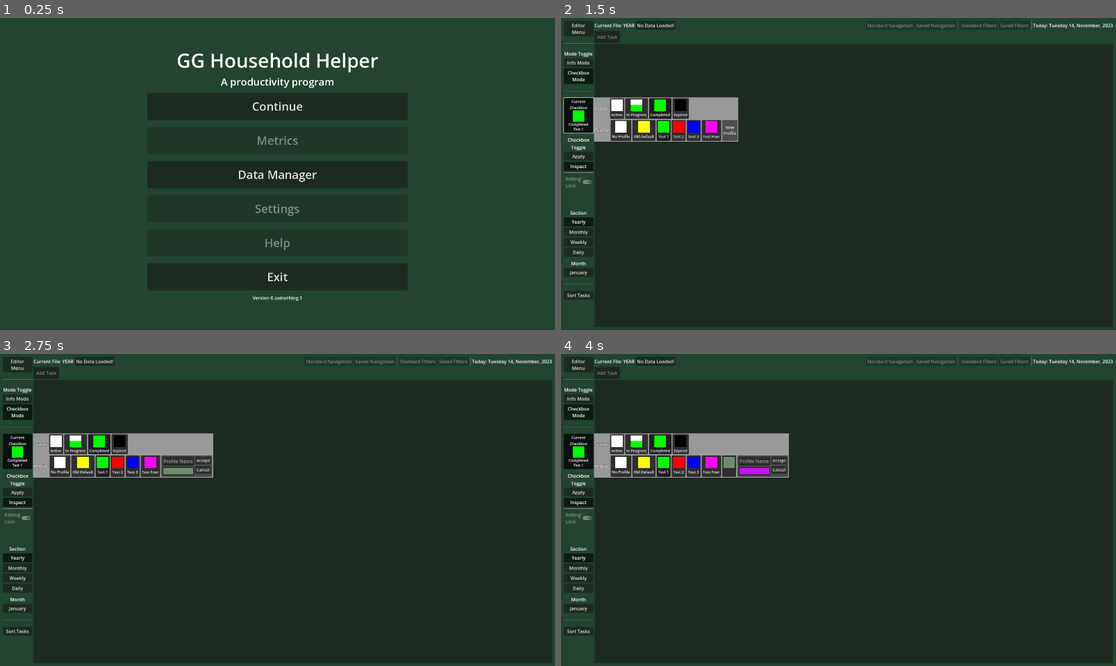
Above: before the commit, frames 1-4 (two rows, left to right).
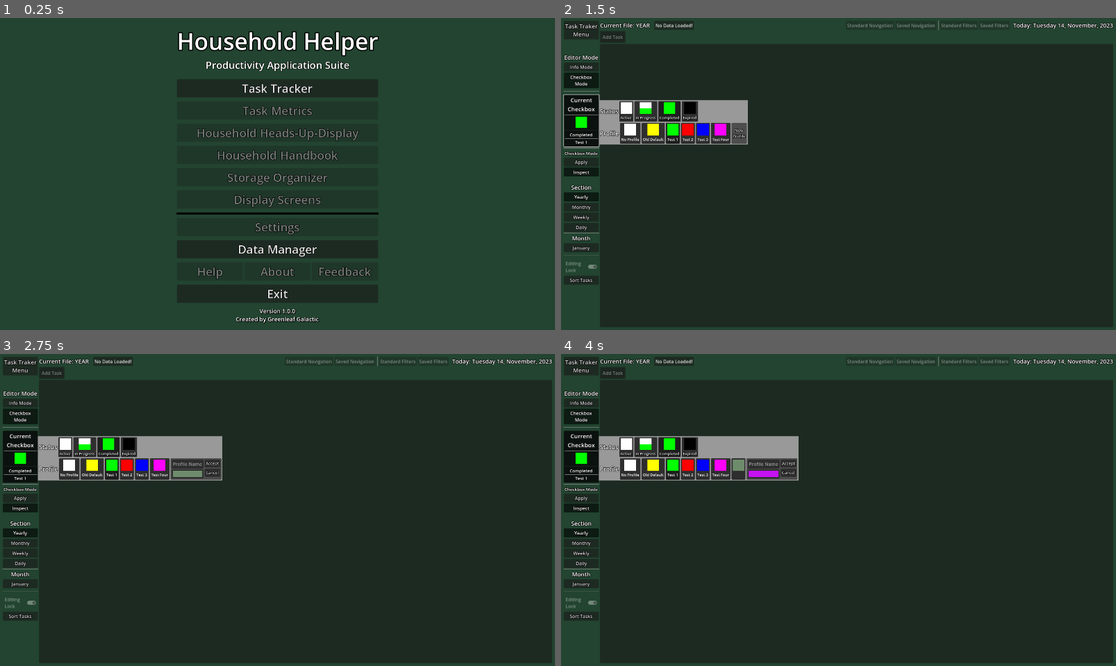
Above: after the commit, the same moments.

Repository: Phoenix-Greenleaf/GG-Household-Helper
Game: Godot game, scene res://scenes/main_menu.tscn
Two runs of this game, one before a commit and one after it. Both use one fixed random seed, a clock stepped at 60 frames per second and the inputs below.
Inputs (mouse positions are in pixels of both pictures, inside the frame that each line leads up to; where the layout moved, square brackets give the same spot in the first picture):
- Up to frame 1 (0.25 s): no input
- Up to frame 2 (1.5 s): click "Continue" (after the commit: "Task Tracker") at 0.5 s; click (583, 120) [577, 114] at 1.25 s
- Up to frame 3 (2.75 s): click "New Profile" at 2 s
- Up to frame 4 (4 s): click "Accept" at 2.75 s; click "New Profile" at 3.5 s

The runs differ from the first frame. In frame 1, 12% of the frame differs, in the area x 26-74%, y 4-98%; in frame 2, 6.5%; in frame 3, 6.8%; in frame 4, 7.0%.

Commit message:
Facelift and version 1 stamp
A bit of menu work to improve the look and tease future features. Now officially version 1.  Project is now publicly posted.

Diff:
--- a/gui/checkbox_selection_popup.tscn
+++ b/gui/checkbox_selection_popup.tscn
@@ -32,8 +32,8 @@
 [node name="SelectionPopupStatusLabel" type="Label" parent="SelectionPopupMargin/SelectionPopupVBox/SelectionPopupStatusHBox"]
 layout_mode = 2
 theme_override_colors/font_outline_color = Color(0, 0, 0, 1)
-theme_override_constants/outline_size = 2
-theme_override_font_sizes/font_size = 16
+theme_override_constants/outline_size = 5
+theme_override_font_sizes/font_size = 21
 text = "Status"
 horizontal_alignment = 1
 
@@ -67,6 +67,8 @@
 
 [node name="Status1Label" type="Label" parent="SelectionPopupMargin/SelectionPopupVBox/SelectionPopupStatusHBox/Status1PanelContainer/Status1Margin/Status1VBox"]
 layout_mode = 2
+theme_override_colors/font_shadow_color = Color(0, 0, 0, 1)
+theme_override_constants/shadow_outline_size = 6
 theme_override_font_sizes/font_size = 13
 text = "Active"
 horizontal_alignment = 1
@@ -115,6 +117,8 @@
 
 [node name="Status2Label" type="Label" parent="SelectionPopupMargin/SelectionPopupVBox/SelectionPopupStatusHBox/Status2PanelContainer/MarginContainer/Status2VBox"]
 layout_mode = 2
+theme_override_colors/font_shadow_color = Color(0, 0, 0, 1)
+theme_override_constants/shadow_outline_size = 6
 theme_override_font_sizes/font_size = 13
 text = "In Progress"
 horizontal_alignment = 1
@@ -152,6 +156,8 @@
 
 [node name="Status3Label" type="Label" parent="SelectionPopupMargin/SelectionPopupVBox/SelectionPopupStatusHBox/Status3PanelContainer/MarginContainer/Status3VBox"]
 layout_mode = 2
+theme_override_colors/font_shadow_color = Color(0, 0, 0, 1)
+theme_override_constants/shadow_outline_size = 6
 theme_override_font_sizes/font_size = 13
 text = "Completed"
 horizontal_alignment = 1
@@ -187,6 +193,8 @@
 
 [node name="Status4Label" type="Label" parent="SelectionPopupMargin/SelectionPopupVBox/SelectionPopupStatusHBox/Status4PanelContainer/MarginContainer/Status4VBox"]
 layout_mode = 2
+theme_override_colors/font_shadow_color = Color(0, 0, 0, 1)
+theme_override_constants/shadow_outline_size = 6
 theme_override_font_sizes/font_size = 13
 text = "Expired"
 horizontal_alignment = 1
@@ -200,14 +208,16 @@
 unique_name_in_owner = true
 layout_mode = 2
 theme_override_colors/font_outline_color = Color(0, 0, 0, 1)
-theme_override_constants/outline_size = 2
-theme_override_font_sizes/font_size = 16
+theme_override_constants/outline_size = 5
+theme_override_font_sizes/font_size = 21
 text = "Profile"
 horizontal_alignment = 1
 
 [node name="NewProfileButton" type="Button" parent="SelectionPopupMargin/SelectionPopupVBox/SelectionPopupProfileHBox"]
 unique_name_in_owner = true
 layout_mode = 2
+theme_override_colors/font_outline_color = Color(0, 0, 0, 1)
+theme_override_constants/outline_size = 6
 theme_override_font_sizes/font_size = 14
 text = "New
 Profile"
@@ -249,11 +259,15 @@
 
 [node name="ProfileMenuAccept" type="Button" parent="SelectionPopupMargin/SelectionPopupVBox/SelectionPopupProfileHBox/NewProfileMenu/Margin/HBox/ProfileMenuUIVBox"]
 layout_mode = 2
+theme_override_colors/font_outline_color = Color(0, 0, 0, 1)
+theme_override_constants/outline_size = 6
 theme_override_font_sizes/font_size = 14
 text = "Accept"
 
 [node name="ProfileMenuCanel" type="Button" parent="SelectionPopupMargin/SelectionPopupVBox/SelectionPopupProfileHBox/NewProfileMenu/Margin/HBox/ProfileMenuUIVBox"]
 layout_mode = 2
+theme_override_colors/font_outline_color = Color(0, 0, 0, 1)
+theme_override_constants/outline_size = 6
 theme_override_font_sizes/font_size = 14
 text = "Cancel"
 
--- a/gui/current_checkbox_button.tscn
+++ b/gui/current_checkbox_button.tscn
@@ -25,10 +25,16 @@
 
 [node name="CurrentCheckboxLabel" type="Label" parent="CurrentCheckboxMargin/CurrentCheckboxVBox"]
 layout_mode = 2
-theme_override_font_sizes/font_size = 13
+theme_override_colors/font_outline_color = Color(0, 0, 0, 1)
+theme_override_constants/outline_size = 3
+theme_override_font_sizes/font_size = 20
 text = "Current
 Checkbox"
 horizontal_alignment = 1
+
+[node name="HSeparator3" type="HSeparator" parent="CurrentCheckboxMargin/CurrentCheckboxVBox"]
+layout_mode = 2
+theme_override_constants/separation = 12
 
 [node name="VBox" type="VBoxContainer" parent="CurrentCheckboxMargin/CurrentCheckboxVBox"]
 layout_mode = 2
@@ -49,15 +55,26 @@
 size_flags_vertical = 4
 mouse_filter = 2
 
+[node name="HSeparator2" type="HSeparator" parent="CurrentCheckboxMargin/CurrentCheckboxVBox"]
+layout_mode = 2
+theme_override_constants/separation = 12
+
 [node name="CurrentCheckboxStatusLabel" type="Label" parent="CurrentCheckboxMargin/CurrentCheckboxVBox"]
 layout_mode = 2
-theme_override_font_sizes/font_size = 13
+theme_override_colors/font_outline_color = Color(0, 0, 0, 1)
+theme_override_constants/outline_size = 3
+theme_override_font_sizes/font_size = 15
 text = "Current Status"
 horizontal_alignment = 1
 
+[node name="HSeparator" type="HSeparator" parent="CurrentCheckboxMargin/CurrentCheckboxVBox"]
+layout_mode = 2
+
 [node name="CurrentCheckboxProfileLabel" type="Label" parent="CurrentCheckboxMargin/CurrentCheckboxVBox"]
 layout_mode = 2
-theme_override_font_sizes/font_size = 12
+theme_override_colors/font_outline_color = Color(0, 0, 0, 1)
+theme_override_constants/outline_size = 3
+theme_override_font_sizes/font_size = 15
 text = "Current Profile"
 horizontal_alignment = 1
 autowrap_mode = 3
--- a/scenes/editor.tscn
+++ b/scenes/editor.tscn
@@ -21,9 +21,12 @@
 script = ExtResource("1_nkaig")
 
 [node name="BackgroundColorRect" type="ColorRect" parent="."]
-layout_mode = 0
-offset_right = 1920.0
-offset_bottom = 1080.0
+layout_mode = 1
+anchors_preset = 15
+anchor_right = 1.0
+anchor_bottom = 1.0
+grow_horizontal = 2
+grow_vertical = 2
 color = Color(0.133333, 0.266667, 0.188235, 1)
 
 [node name="MainMargin" type="MarginContainer" parent="."]
@@ -47,7 +50,10 @@
 
 [node name="MenuButton" type="MenuButton" parent="MainMargin/MainHBox/SideMenuVBox"]
 layout_mode = 2
-text = "Editor
+theme_override_colors/font_outline_color = Color(0, 0, 0, 1)
+theme_override_constants/outline_size = 6
+theme_override_font_sizes/font_size = 20
+text = "Task Traker
 Menu"
 flat = false
 item_count = 6
@@ -73,17 +79,24 @@
 
 [node name="EditorModeToggleLabel" type="Label" parent="MainMargin/MainHBox/SideMenuVBox"]
 layout_mode = 2
-text = "Mode Toggle"
+theme_override_colors/font_outline_color = Color(0, 0, 0, 1)
+theme_override_constants/outline_size = 6
+theme_override_font_sizes/font_size = 20
+text = "Editor Mode"
 horizontal_alignment = 1
 
 [node name="InfoModeButton" type="Button" parent="MainMargin/MainHBox/SideMenuVBox"]
 layout_mode = 2
+theme_override_colors/font_outline_color = Color(0, 0, 0, 1)
+theme_override_constants/outline_size = 6
 toggle_mode = true
 button_group = ExtResource("2_ludcj")
 text = "Info Mode"
 
 [node name="CheckboxModeButton" type="Button" parent="MainMargin/MainHBox/SideMenuVBox"]
 layout_mode = 2
+theme_override_colors/font_outline_color = Color(0, 0, 0, 1)
+theme_override_constants/outline_size = 6
 toggle_mode = true
 button_pressed = true
 button_group = ExtResource("2_ludcj")
@@ -92,7 +105,7 @@
 
 [node name="HSeparator5" type="HSeparator" parent="MainMargin/MainHBox/SideMenuVBox"]
 layout_mode = 2
-theme_override_constants/separation = 40
+theme_override_constants/separation = 15
 
 [node name="CurrentCheckboxButton" parent="MainMargin/MainHBox/SideMenuVBox" instance=ExtResource("3_droll")]
 unique_name_in_owner = true
@@ -103,14 +116,19 @@
 
 [node name="Label" type="Label" parent="MainMargin/MainHBox/SideMenuVBox"]
 layout_mode = 2
-text = "Checkbox
-Toggle"
+theme_override_colors/font_outline_color = Color(0, 0, 0, 1)
+theme_override_constants/outline_size = 6
+theme_override_font_sizes/font_size = 15
+text = "Checkbox Mode"
 horizontal_alignment = 1
 vertical_alignment = 1
+autowrap_mode = 3
 
 [node name="CheckboxApplyToggle" type="Button" parent="MainMargin/MainHBox/SideMenuVBox"]
 unique_name_in_owner = true
 layout_mode = 2
+theme_override_colors/font_outline_color = Color(0, 0, 0, 1)
+theme_override_constants/outline_size = 6
 toggle_mode = true
 button_group = ExtResource("4_2dypo")
 text = "Apply"
@@ -118,32 +136,29 @@
 [node name="CheckboxInspectToggle" type="Button" parent="MainMargin/MainHBox/SideMenuVBox"]
 unique_name_in_owner = true
 layout_mode = 2
+theme_override_colors/font_outline_color = Color(0, 0, 0, 1)
+theme_override_constants/outline_size = 6
 toggle_mode = true
 button_pressed = true
 button_group = ExtResource("4_2dypo")
 text = "Inspect"
 
-[node name="HSeparator7" type="HSeparator" parent="MainMargin/MainHBox/SideMenuVBox"]
-layout_mode = 2
-
-[node name="EditingLockButton" type="CheckButton" parent="MainMargin/MainHBox/SideMenuVBox"]
-layout_mode = 2
-disabled = true
-button_pressed = true
-text = "Editing
-Lock"
-
 [node name="HSeparator2" type="HSeparator" parent="MainMargin/MainHBox/SideMenuVBox"]
 layout_mode = 2
-theme_override_constants/separation = 60
+theme_override_constants/separation = 15
 
 [node name="SectionSelectionLabel" type="Label" parent="MainMargin/MainHBox/SideMenuVBox"]
 layout_mode = 2
+theme_override_colors/font_outline_color = Color(0, 0, 0, 1)
+theme_override_constants/outline_size = 6
+theme_override_font_sizes/font_size = 20
 text = "Section"
 horizontal_alignment = 1
 
 [node name="YearlyButton" type="Button" parent="MainMargin/MainHBox/SideMenuVBox"]
 layout_mode = 2
+theme_override_colors/font_outline_color = Color(0, 0, 0, 1)
+theme_override_constants/outline_size = 6
 toggle_mode = true
 button_pressed = true
 button_group = ExtResource("2_rjskt")
@@ -151,33 +166,45 @@
 
 [node name="MonthlyButton" type="Button" parent="MainMargin/MainHBox/SideMenuVBox"]
 layout_mode = 2
+theme_override_colors/font_outline_color = Color(0, 0, 0, 1)
+theme_override_constants/outline_size = 6
 toggle_mode = true
 button_group = ExtResource("2_rjskt")
 text = "Monthly"
 
 [node name="WeeklyButton" type="Button" parent="MainMargin/MainHBox/SideMenuVBox"]
 layout_mode = 2
+theme_override_colors/font_outline_color = Color(0, 0, 0, 1)
+theme_override_constants/outline_size = 6
 toggle_mode = true
 button_group = ExtResource("2_rjskt")
 text = "Weekly"
 
 [node name="DailyButton" type="Button" parent="MainMargin/MainHBox/SideMenuVBox"]
 layout_mode = 2
+theme_override_colors/font_outline_color = Color(0, 0, 0, 1)
+theme_override_constants/outline_size = 6
 toggle_mode = true
 button_group = ExtResource("2_rjskt")
 text = "Daily"
 
 [node name="HSeparator3" type="HSeparator" parent="MainMargin/MainHBox/SideMenuVBox"]
 layout_mode = 2
+theme_override_constants/separation = 0
 
 [node name="MonthSelectionLabel" type="Label" parent="MainMargin/MainHBox/SideMenuVBox"]
 layout_mode = 2
+theme_override_colors/font_outline_color = Color(0, 0, 0, 1)
+theme_override_constants/outline_size = 6
+theme_override_font_sizes/font_size = 20
 text = "Month"
 horizontal_alignment = 1
 
 [node name="MonthSelectionMenu" type="MenuButton" parent="MainMargin/MainHBox/SideMenuVBox"]
 unique_name_in_owner = true
 layout_mode = 2
+theme_override_colors/font_outline_color = Color(0, 0, 0, 1)
+theme_override_constants/outline_size = 6
 text = "January"
 flat = false
 item_count = 13
@@ -210,12 +237,21 @@
 popup/item_12/text = "December"
 popup/item_12/id = 12
 
-[node name="HSeparator6" type="HSeparator" parent="MainMargin/MainHBox/SideMenuVBox"]
-layout_mode = 2
-theme_override_constants/separation = 40
+[node name="HSeparator7" type="HSeparator" parent="MainMargin/MainHBox/SideMenuVBox"]
+layout_mode = 2
+theme_override_constants/separation = 15
+
+[node name="EditingLockButton" type="CheckButton" parent="MainMargin/MainHBox/SideMenuVBox"]
+layout_mode = 2
+disabled = true
+button_pressed = true
+text = "Editing
+Lock"
 
 [node name="SortTasksButton" type="Button" parent="MainMargin/MainHBox/SideMenuVBox"]
 layout_mode = 2
+theme_override_colors/font_outline_color = Color(0, 0, 0, 1)
+theme_override_constants/outline_size = 6
 text = "Sort Tasks"
 
 [node name="NonSideVBox" type="VBoxContainer" parent="MainMargin/MainHBox"]
@@ -226,10 +262,14 @@
 layout_mode = 2
 size_flags_horizontal = 3
 size_flags_vertical = 0
+theme_override_constants/separation = 15
 
 [node name="CurrentSaveLabel" type="Label" parent="MainMargin/MainHBox/NonSideVBox/TopMenuHBox"]
 unique_name_in_owner = true
 layout_mode = 2
+theme_override_colors/font_outline_color = Color(0, 0, 0, 1)
+theme_override_constants/outline_size = 6
+theme_override_font_sizes/font_size = 20
 text = "Current File: YEAR"
 
 [node name="SaveWarningButton" type="Button" parent="MainMargin/MainHBox/NonSideVBox/TopMenuHBox"]
@@ -278,6 +318,9 @@
 unique_name_in_owner = true
 layout_mode = 2
 size_flags_horizontal = 8
+theme_override_colors/font_outline_color = Color(0, 0, 0, 1)
+theme_override_constants/outline_size = 6
+theme_override_font_sizes/font_size = 20
 text = "Date Goes Here"
 
 [node name="TaskAddPanel" type="PanelContainer" parent="MainMargin/MainHBox/NonSideVBox"]
@@ -350,10 +393,10 @@
 [node name="CheckboxSelectionPopup" parent="." node_paths=PackedStringArray("paired_checkbox_menu_button") instance=ExtResource("6_okd6i")]
 unique_name_in_owner = true
 layout_mode = 0
-offset_left = 114.0
-offset_top = 275.0
-offset_right = 445.0
-offset_bottom = 428.0
+offset_left = 131.0
+offset_top = 285.0
+offset_right = 476.0
+offset_bottom = 438.0
 paired_checkbox_menu_button = NodePath("../MainMargin/MainHBox/SideMenuVBox/CurrentCheckboxButton")
 
 [node name="DataManagerCenter" type="CenterContainer" parent="."]
--- a/scenes/main_menu.tscn
+++ b/scenes/main_menu.tscn
@@ -1,6 +1,9 @@
-[gd_scene load_steps=2 format=3 uid="uid://be574yx4gi08t"]
+[gd_scene load_steps=3 format=3 uid="uid://be574yx4gi08t"]
 
 [ext_resource type="Script" path="res://scenes/main_menu.gd" id="1_ei0oi"]
+
+[sub_resource type="StyleBoxLine" id="StyleBoxLine_mrwxq"]
+thickness = 7
 
 [node name="MainMenu" type="Control"]
 layout_mode = 3
@@ -19,133 +22,158 @@
 offset_bottom = 1080.0
 color = Color(0.133333, 0.266667, 0.188235, 1)
 
-[node name="MainMargin" type="MarginContainer" parent="."]
+[node name="MenuCenter" type="CenterContainer" parent="."]
 layout_mode = 1
 anchors_preset = 15
 anchor_right = 1.0
 anchor_bottom = 1.0
 grow_horizontal = 2
 grow_vertical = 2
-theme_override_constants/margin_left = 100
-theme_override_constants/margin_top = 100
-theme_override_constants/margin_right = 100
-theme_override_constants/margin_bottom = 100
 
-[node name="MainVBox" type="VBoxContainer" parent="MainMargin"]
+[node name="MiddleManagement" type="VBoxContainer" parent="MenuCenter"]
 layout_mode = 2
+theme_override_constants/separation = 25
 
-[node name="TitleVBox" type="VBoxContainer" parent="MainMargin/MainVBox"]
+[node name="TitleVBox" type="VBoxContainer" parent="MenuCenter/MiddleManagement"]
 layout_mode = 2
+size_flags_vertical = 0
 alignment = 1
 
-[node name="MainLabel" type="Label" parent="MainMargin/MainVBox/TitleVBox"]
+[node name="MainLabel" type="Label" parent="MenuCenter/MiddleManagement/TitleVBox"]
 layout_mode = 2
-theme_override_font_sizes/font_size = 67
-text = "GG Household Helper"
+theme_override_colors/font_outline_color = Color(0, 0, 0, 1)
+theme_override_constants/outline_size = 14
+theme_override_font_sizes/font_size = 80
+text = "Household Helper"
 horizontal_alignment = 1
 vertical_alignment = 2
 
-[node name="SecondaryLabel" type="Label" parent="MainMargin/MainVBox/TitleVBox"]
+[node name="SecondaryLabel" type="Label" parent="MenuCenter/MiddleManagement/TitleVBox"]
 layout_mode = 2
+theme_override_colors/font_outline_color = Color(0, 0, 0, 1)
+theme_override_constants/outline_size = 6
 theme_override_font_sizes/font_size = 35
-text = "A productivity program"
+text = "Productivity Application Suite"
 horizontal_alignment = 1
 
-[node name="MenuMargin" type="MarginContainer" parent="MainMargin/MainVBox"]
+[node name="MenuVBox" type="VBoxContainer" parent="MenuCenter/MiddleManagement"]
 layout_mode = 2
-size_flags_vertical = 3
-theme_override_constants/margin_left = 400
-theme_override_constants/margin_right = 400
+theme_override_constants/separation = 14
 
-[node name="MenuVBox" type="VBoxContainer" parent="MainMargin/MainVBox/MenuMargin"]
+[node name="NewContinueButton" type="Button" parent="MenuCenter/MiddleManagement/MenuVBox"]
 layout_mode = 2
+theme_override_colors/font_outline_color = Color(0, 0, 0, 1)
+theme_override_constants/outline_size = 6
+theme_override_font_sizes/font_size = 40
+text = "Task Tracker"
 
-[node name="ContinueMargin" type="MarginContainer" parent="MainMargin/MainVBox/MenuMargin/MenuVBox"]
+[node name="TaskMetricsButton" type="Button" parent="MenuCenter/MiddleManagement/MenuVBox"]
 layout_mode = 2
-size_flags_vertical = 3
-theme_override_constants/margin_left = 10
-theme_override_constants/margin_top = 10
-theme_override_constants/margin_right = 10
-theme_override_constants/margin_bottom = 10
-
-[node name="NewContinueButton" type="Button" parent="MainMargin/MainVBox/MenuMargin/MenuVBox/ContinueMargin"]
-layout_mode = 2
-theme_override_font_sizes/font_size = 40
-text = "Continue"
-
-[node name="MetricsMargin" type="MarginContainer" parent="MainMargin/MainVBox/MenuMargin/MenuVBox"]
-layout_mode = 2
-size_flags_vertical = 3
-theme_override_constants/margin_left = 10
-theme_override_constants/margin_top = 10
-theme_override_constants/margin_right = 10
-theme_override_constants/margin_bottom = 10
-
-[node name="MetricsButton" type="Button" parent="MainMargin/MainVBox/MenuMargin/MenuVBox/MetricsMargin"]
-layout_mode = 2
+theme_override_colors/font_outline_color = Color(0, 0, 0, 1)
+theme_override_constants/outline_size = 6
 theme_override_font_sizes/font_size = 40
 disabled = true
-text = "Metrics"
+text = "Task Metrics"
 
-[node name="ManageMargin" type="MarginContainer" parent="MainMargin/MainVBox/MenuMargin/MenuVBox"]
+[node name="HouseholdHudButton" type="Button" parent="MenuCenter/MiddleManagement/MenuVBox"]
 layout_mode = 2
-size_flags_vertical = 3
-theme_override_constants/margin_left = 10
-theme_override_constants/margin_top = 10
-theme_override_constants/margin_right = 10
-theme_override_constants/margin_bottom = 10
+theme_override_colors/font_outline_color = Color(0, 0, 0, 1)
+theme_override_constants/outline_size = 6
+theme_override_font_sizes/font_size = 40
+disabled = true
+text = "Household Heads-Up-Display"
 
-[node name="DataManagerButton" type="Button" parent="MainMargin/MainVBox/MenuMargin/MenuVBox/ManageMargin"]
+[node name="HouseholdHandbookButton" type="Button" parent="MenuCenter/MiddleManagement/MenuVBox"]
 layout_mode = 2
+theme_override_colors/font_outline_color = Color(0, 0, 0, 1)
+theme_override_constants/outline_size = 6
 theme_override_font_sizes/font_size = 40
-text = "Data Manager"
+disabled = true
+text = "Household Handbook"
 
-[node name="SettingsMargin" type="MarginContainer" parent="MainMargin/MainVBox/MenuMargin/MenuVBox"]
+[node name="StorageOrganizerButton" type="Button" parent="MenuCenter/MiddleManagement/MenuVBox"]
 layout_mode = 2
-size_flags_vertical = 3
-theme_override_constants/margin_left = 10
-theme_override_constants/margin_top = 10
-theme_override_constants/margin_right = 10
-theme_override_constants/margin_bottom = 10
+theme_override_colors/font_outline_color = Color(0, 0, 0, 1)
+theme_override_constants/outline_size = 6
+theme_override_font_sizes/font_size = 40
+disabled = true
+text = "Storage Organizer"
 
-[node name="SettingsButton" type="Button" parent="MainMargin/MainVBox/MenuMargin/MenuVBox/SettingsMargin"]
+[node name="DisplayScreensButton" type="Button" parent="MenuCenter/MiddleManagement/MenuVBox"]
 layout_mode = 2
+theme_override_colors/font_outline_color = Color(0, 0, 0, 1)
+theme_override_constants/outline_size = 6
+theme_override_font_sizes/font_size = 40
+disabled = true
+text = "Display Screens"
+
+[node name="HSeparator" type="HSeparator" parent="MenuCenter/MiddleManagement/MenuVBox"]
+layout_mode = 2
+theme_override_styles/separator = SubResource("StyleBoxLine_mrwxq")
+
+[node name="SettingsButton" type="Button" parent="MenuCenter/MiddleManagement/MenuVBox"]
+layout_mode = 2
+theme_override_colors/font_outline_color = Color(0, 0, 0, 1)
+theme_override_constants/outline_size = 6
 theme_override_font_sizes/font_size = 40
 disabled = true
 text = "Settings"
 
-[node name="HelpMargin" type="MarginContainer" parent="MainMargin/MainVBox/MenuMargin/MenuVBox"]
+[node name="DataManagerButton" type="Button" parent="MenuCenter/MiddleManagement/MenuVBox"]
 layout_mode = 2
-size_flags_vertical = 3
-theme_override_constants/margin_left = 10
-theme_override_constants/margin_top = 10
-theme_override_constants/margin_right = 10
-theme_override_constants/margin_bottom = 10
+theme_override_colors/font_outline_color = Color(0, 0, 0, 1)
+theme_override_constants/outline_size = 6
+theme_override_font_sizes/font_size = 40
+text = "Data Manager"
 
-[node name="HelpButton" type="Button" parent="MainMargin/MainVBox/MenuMargin/MenuVBox/HelpMargin"]
+[node name="HBoxContainer" type="HBoxContainer" parent="MenuCenter/MiddleManagement/MenuVBox"]
 layout_mode = 2
+size_flags_vertical = 4
+
+[node name="HelpButton" type="Button" parent="MenuCenter/MiddleManagement/MenuVBox/HBoxContainer"]
+layout_mode = 2
+size_flags_horizontal = 3
+theme_override_colors/font_outline_color = Color(0, 0, 0, 1)
+theme_override_constants/outline_size = 6
 theme_override_font_sizes/font_size = 40
 disabled = true
 text = "Help"
 
-[node name="ExitMargin" type="MarginContainer" parent="MainMargin/MainVBox/MenuMargin/MenuVBox"]
+[node name="AboutButton" type="Button" parent="MenuCenter/MiddleManagement/MenuVBox/HBoxContainer"]
 layout_mode = 2
-size_flags_vertical = 3
-theme_override_constants/margin_left = 10
-theme_override_constants/margin_top = 10
-theme_override_constants/margin_right = 10
-theme_override_constants/margin_bottom = 10
+size_flags_horizontal = 3
+theme_override_colors/font_outline_color = Color(0, 0, 0, 1)
+theme_override_constants/outline_size = 6
+theme_override_font_sizes/font_size = 40
+disabled = true
+text = "About"
 
-[node name="ExitButton" type="Button" parent="MainMargin/MainVBox/MenuMargin/MenuVBox/ExitMargin"]
+[node name="FeedbackButton" type="Button" parent="MenuCenter/MiddleManagement/MenuVBox/HBoxContainer"]
 layout_mode = 2
+size_flags_horizontal = 3
+theme_override_colors/font_outline_color = Color(0, 0, 0, 1)
+theme_override_constants/outline_size = 6
+theme_override_font_sizes/font_size = 40
+disabled = true
+text = "Feedback"
+
+[node name="ExitButton" type="Button" parent="MenuCenter/MiddleManagement/MenuVBox"]
+layout_mode = 2
+theme_override_colors/font_outline_color = Color(0, 0, 0, 1)
+theme_override_constants/outline_size = 6
 theme_override_font_sizes/font_size = 40
 text = "Exit"
 
-[node name="Versoning" type="Label" parent="MainMargin/MainVBox/MenuMargin/MenuVBox"]
+[node name="Versoning" type="Label" parent="MenuCenter/MiddleManagement/MenuVBox"]
 layout_mode = 2
-text = "Version 0.something.1"
+theme_override_colors/font_shadow_color = Color(0, 0, 0, 1)
+theme_override_constants/shadow_outline_size = 6
+theme_override_constants/line_spacing = 0
+theme_override_font_sizes/font_size = 20
+text = "Version 1.0.0
+Created by Greenleaf Galactic"
 horizontal_alignment = 1
 
-[connection signal="pressed" from="MainMargin/MainVBox/MenuMargin/MenuVBox/ContinueMargin/NewContinueButton" to="." method="_on_new_continue_button_pressed"]
-[connection signal="pressed" from="MainMargin/MainVBox/MenuMargin/MenuVBox/ManageMargin/DataManagerButton" to="." method="_on_data_manager_button_pressed"]
-[connection signal="pressed" from="MainMargin/MainVBox/MenuMargin/MenuVBox/ExitMargin/ExitButton" to="." method="_on_exit_button_pressed"]
+[connection signal="pressed" from="MenuCenter/MiddleManagement/MenuVBox/NewContinueButton" to="." method="_on_new_continue_button_pressed"]
+[connection signal="pressed" from="MenuCenter/MiddleManagement/MenuVBox/DataManagerButton" to="." method="_on_data_manager_button_pressed"]
+[connection signal="pressed" from="MenuCenter/MiddleManagement/MenuVBox/ExitButton" to="." method="_on_exit_button_pressed"]
